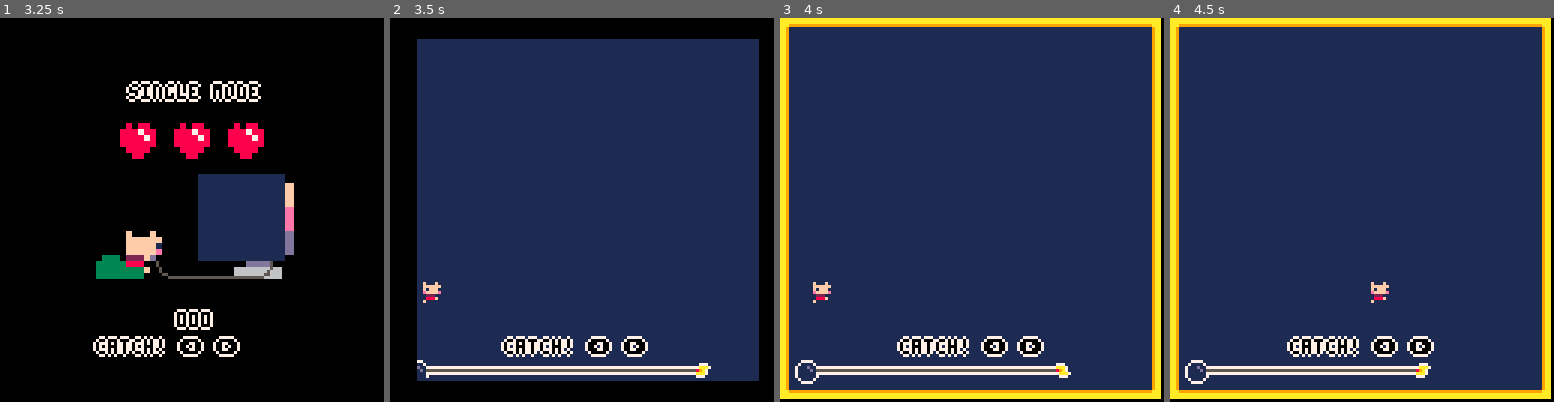
Above: before the commit, frames 1-4 (left to right).
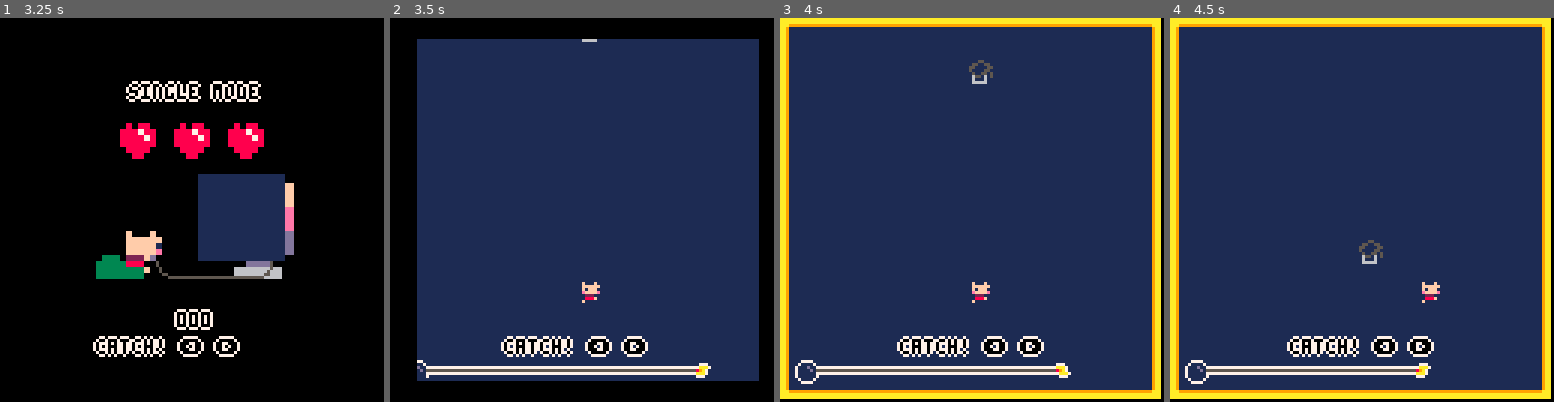
Above: after the commit, the same moments.

Repository: Kirais/PhDWare
Game: PICO-8 cartridge catch_phd_hat.p8
Two runs of this game, one before a commit and one after it. Both use one fixed random seed, a clock stepped at 60 frames per second and the inputs below.
Inputs:
- Up to frame 1 (3.25 s): tap O (Z key) at 0.7, 1.7, 2.1, 2.5, 2.9 s; hold Right 1.6-2.1 s; hold Right 2.47-3.03 s; hold Left from 3.08 s (still down)
- Up to frame 2 (3.5 s): keep holding Left; tap O (Z key) at 3.3 s
- Up to frame 3 (4 s): release Left at 3.58 s; tap O (Z key) at 3.7 s
- Up to frame 4 (4.5 s): hold Right from 4.02 s (still down); tap O (Z key) at 4.1 s

Frame 1 is identical in both runs. In frame 2, 0.3% of the frame differs, in the area x 8-55%, y 5-75%; in frame 3, 0.5%, in the area x 8-56%, y 10-75%; in frame 4, 0.5%.

Commit message:
hat fall and detection

Diff:
--- a/catch_phd_hat.p8
+++ b/catch_phd_hat.p8
@@ -40,13 +40,18 @@
 
   status="won" / status="lost"
  ]]--
- status="won"
+ status="lost"
 
  t=0
  mt=0
 
+ -- hat
+ hx=63
+ hy=0
+ hdy=0
+
  -- player
- x=10
+ x=63
  dx=0
  y=88
  dy=0
@@ -102,14 +107,20 @@
   return
  end
 
+ update_hat()
  update_player(dt)
 end
 
 function update_player(dt)
  dy+=12*1/60
  y+=dy
-
  x+=dx
+
+ if dx>0 then
+  dx-=0.1
+ elseif dx<0 then
+  dx+=0.1
+ end
 
  -- floor collision
  if y>88 then
@@ -126,6 +137,16 @@
   x=115
  end
 
+ -- hat collision
+ if y>hy
+ and y<hy+10
+ and x>hx
+ and x<hx+10
+ then
+  hdy=0
+  status = "won"
+ end
+
  if btnp(⬅️) then
   dx=-2
  elseif btnp(➡️) then
@@ -137,10 +158,16 @@
 function _draw()
  cls(1)
 
+ --hat
+ spr(7,hx,hy)
  --player
  spr(frame,x,y)
 end
 
+function update_hat()
+ hdy+=3*1/60
+ hy+=hdy
+end
 --------------------------------
 --------------------------------
 --------------------------------
